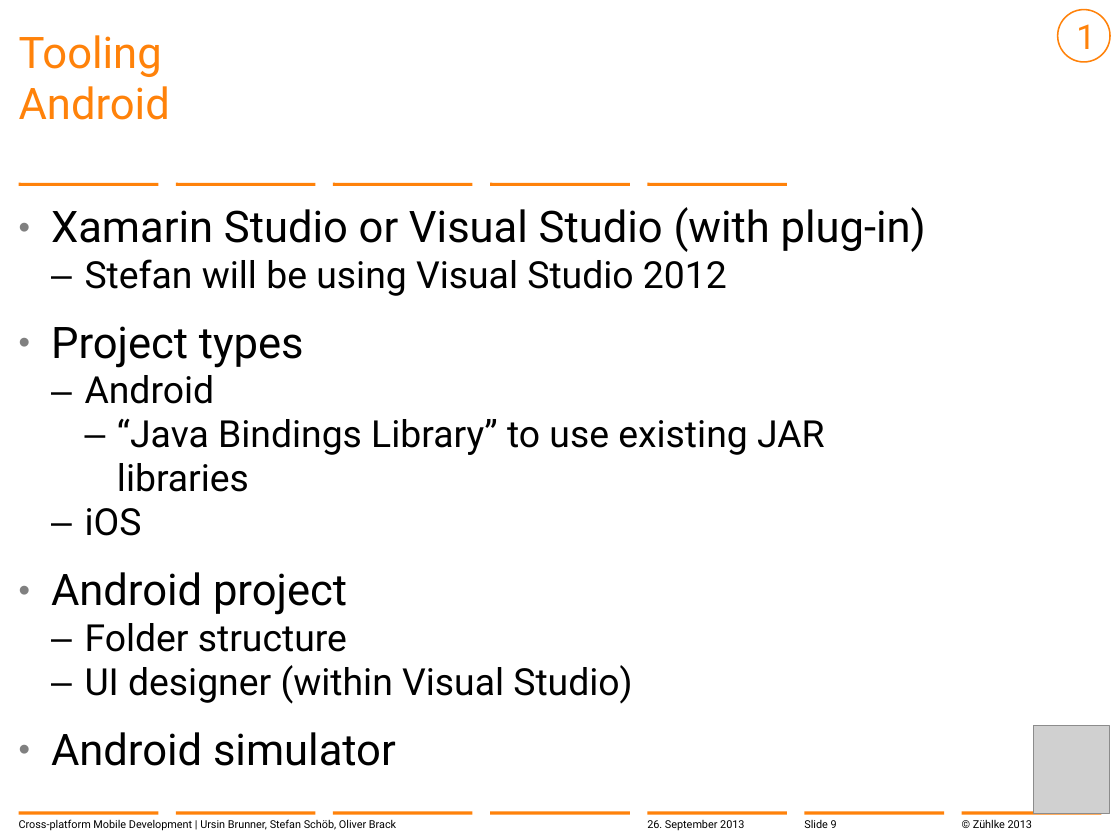
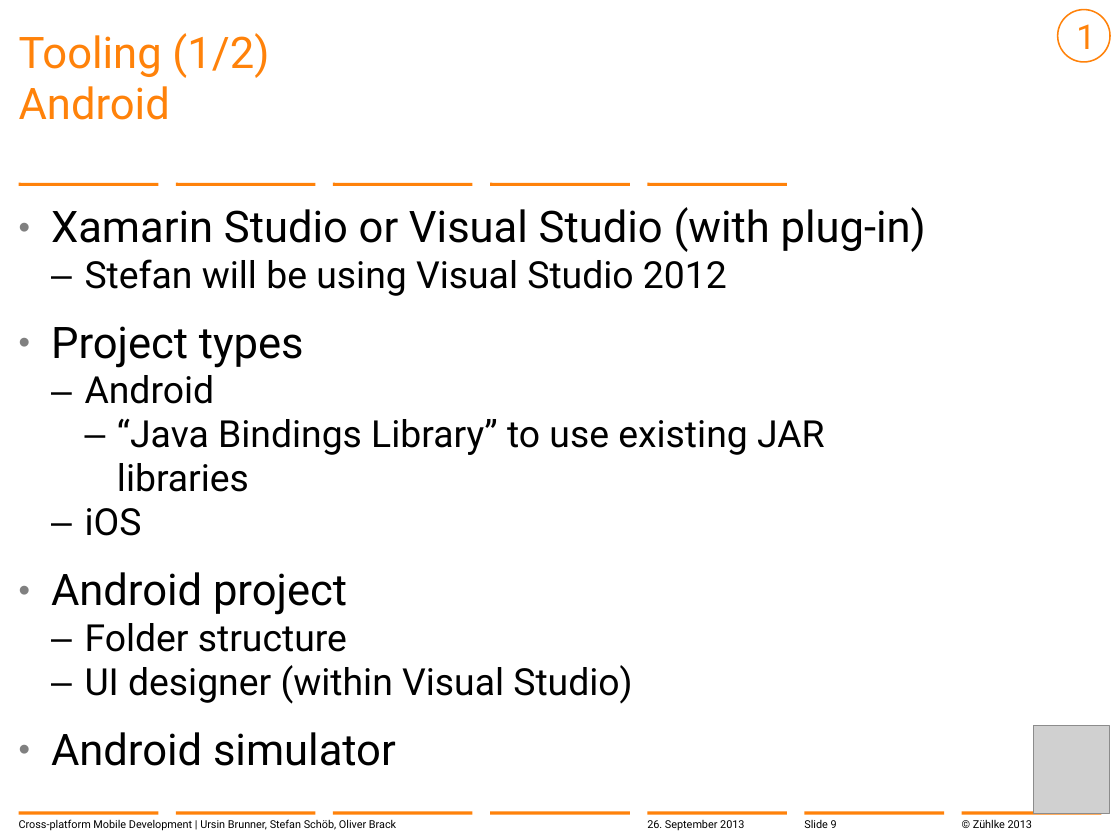
Before and after one commit to brunnurs/zxm, a slide deck: slide 9 of docs/13-09-26 Cross-platform mobile development with C#.pptx. Drawn at 1120x840 pixels with LibreOffice and Linux fonts; fonts in the diff are those of the drawing; grey boxes stand for pictures; background and template pictures are left out. Boxes give left, top, right and bottom in pixels: in the first picture for what was removed or moved away, otherwise in the second. Text is boxed around its words. In the diff, an @@ line names an element or a change of style, - is before the commit and + after.

```diff
--- a/docs/13-09-26 Cross-platform mobile development with C#.pptx
+++ b/docs/13-09-26 Cross-platform mobile development with C#.pptx
@@ title at box(19, 33, 269, 120): text changed @@
-Tooling
-Android
+Tooling (1/2)
+Android
```
Also in this commit, not shown: 6 other slides changed.
